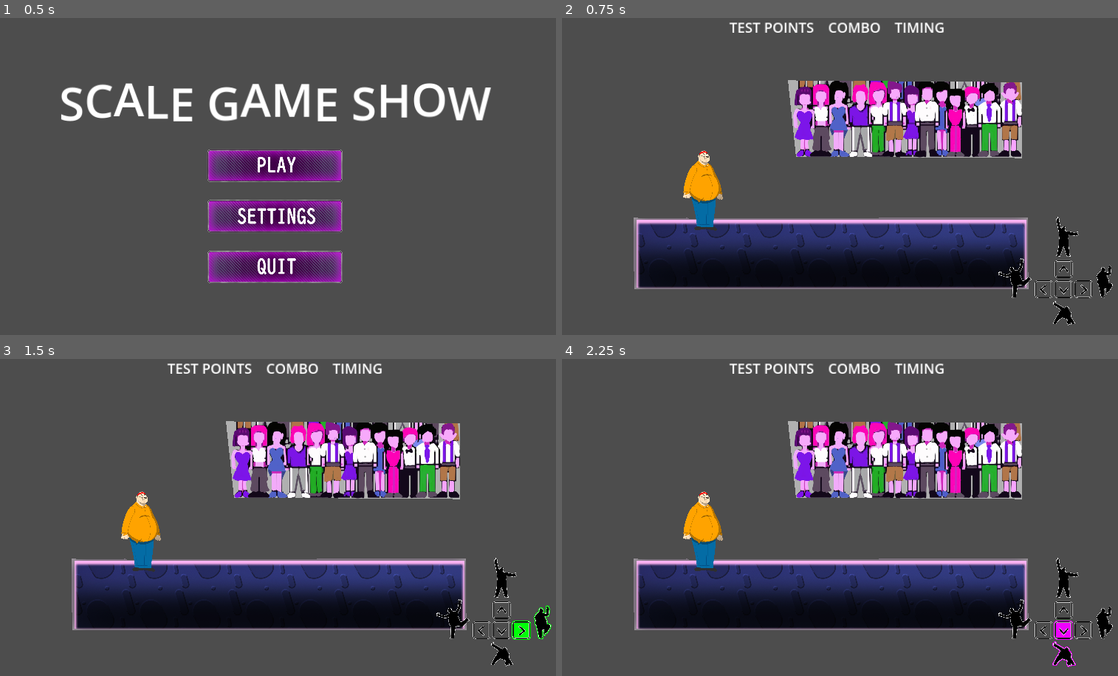
Above: before the commit, frames 1-4 (two rows, left to right).
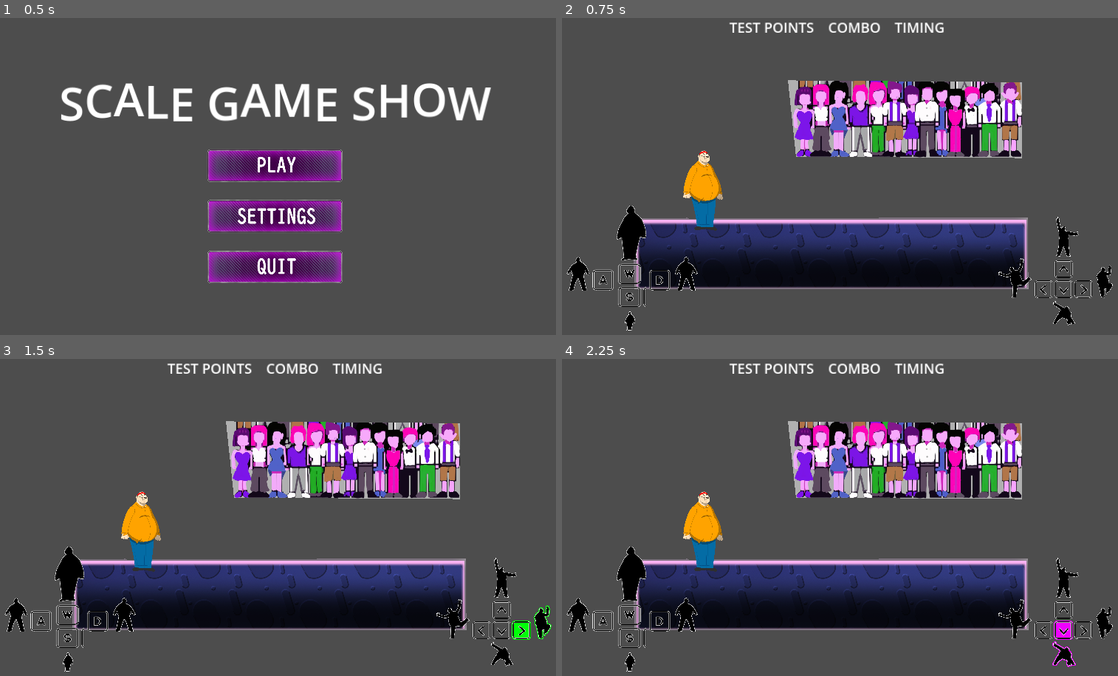
Above: after the commit, the same moments.

Repository: onegm/Scale-Game-Show
Game: Godot game, scene res://UI/main_menu/menu_screen.tscn
The game is run twice, just before and just after one commit, with the same random seed, the same clock (stepped at 60 frames per second) and the same inputs.
Inputs (mouse positions are in pixels of both pictures, inside the frame that each line leads up to):
- Up to frame 1 (0.5 s): no input
- Up to frame 2 (0.75 s): click (834, 166) at 0.5 s
- Up to frame 3 (1.5 s): tap Enter at 1.25 s; hold Right (pose_right) from 1.28 s (still down); tap A (look_left) at 1.35 s
- Up to frame 4 (2.25 s): tap Space at 2 s; release Right (pose_right) at 2.03 s; hold Down (pose_down) from 2.03 s (still down); tap D (look_right) at 2.1 s

Frame 1 is identical in both runs. In frame 2, 1.4% of the frame differs, in the area x 0-25%, y 59-99%; in frame 3, 1.4%; in frame 4, 1.4%.

Commit message:
WASD keys a little more pretty

Diff:
--- a/UI/GUI/gui.gd
+++ b/UI/GUI/gui.gd
@@ -4,9 +4,9 @@
 @onready var ComboLabel: Label = $VBoxContainer/HighContainer/ScoreContainer/ComboLabel
 @onready var TimingLabel: Label = $VBoxContainer/HighContainer/ScoreContainer/TimingLabel
 
-@onready var SizeRect: TextureRect = $VBoxContainer/LowContainer/SizeRect
-@onready var LeftDirRect: TextureRect = $VBoxContainer/LowContainer/LeftDirRect
-@onready var RightDirRect: TextureRect = $VBoxContainer/LowContainer/RightDirRect
+@onready var SizeRect: TextureRect = $VBoxContainer/LowContainer/SizeDirContainer/SizeRect
+@onready var LeftDirRect: TextureRect = $VBoxContainer/LowContainer/SizeDirContainer/LeftDirRect
+@onready var RightDirRect: TextureRect = $VBoxContainer/LowContainer/SizeDirContainer/RightDirRect
 @onready var PosesRect: TextureRect = $VBoxContainer/LowContainer/PosesRect
 
 var last_size := 0
@@ -25,11 +25,11 @@
 	var size_input := int(Input.get_axis("size_down", "size_up"))
 	if size_input != last_size:
 		if size_input == 0:
-			SizeRect.texture = load("res://UI/Elements/WASD HUD element.png")
+			SizeRect.texture.set_atlas(load("res://UI/Elements/WASD HUD element.png"))
 		elif size_input == 1:
-			SizeRect.texture = load("res://UI/Elements/WASD HUD element - W Highlight.png")
+			SizeRect.texture.set_atlas(load("res://UI/Elements/WASD HUD element - W Highlight.png"))
 		else:
-			SizeRect.texture = load("res://UI/Elements/WASD HUD element - S Highlight.png")
+			SizeRect.texture.set_atlas(load("res://UI/Elements/WASD HUD element - S Highlight.png"))
 	last_size = size_input
 
 	var dir_input := int(Input.get_axis("look_left", "look_right"))
--- a/UI/GUI/gui.tscn
+++ b/UI/GUI/gui.tscn
@@ -7,6 +7,10 @@
 [sub_resource type="AtlasTexture" id="AtlasTexture_of4ji"]
 atlas = ExtResource("2_8dtj7")
 region = Rect2(0, 400, 470, 470)
+
+[sub_resource type="AtlasTexture" id="AtlasTexture_7x7o1"]
+atlas = ExtResource("2_8dtj7")
+region = Rect2(467, 75, 190, 880)
 
 [sub_resource type="AtlasTexture" id="AtlasTexture_rbrco"]
 atlas = ExtResource("2_8dtj7")
@@ -60,31 +64,37 @@
 
 [node name="LowContainer" type="HBoxContainer" parent="VBoxContainer"]
 layout_mode = 2
+theme_override_constants/separation = 600
 alignment = 2
 
-[node name="LeftDirRect" type="TextureRect" parent="VBoxContainer/LowContainer"]
-visible = false
-custom_minimum_size = Vector2(300, 300)
+[node name="SizeDirContainer" type="HBoxContainer" parent="VBoxContainer/LowContainer"]
 layout_mode = 2
+
+[node name="LeftDirRect" type="TextureRect" parent="VBoxContainer/LowContainer/SizeDirContainer"]
+custom_minimum_size = Vector2(150, 150)
+layout_mode = 2
+size_flags_horizontal = 4
+size_flags_vertical = 4
 texture = SubResource("AtlasTexture_of4ji")
 expand_mode = 1
 
-[node name="SizeRect" type="TextureRect" parent="VBoxContainer/LowContainer"]
-visible = false
-custom_minimum_size = Vector2(300, 300)
+[node name="SizeRect" type="TextureRect" parent="VBoxContainer/LowContainer/SizeDirContainer"]
+custom_minimum_size = Vector2(65, 275)
 layout_mode = 2
-texture = ExtResource("2_8dtj7")
+size_flags_vertical = 4
+texture = SubResource("AtlasTexture_7x7o1")
 expand_mode = 1
 
-[node name="RightDirRect" type="TextureRect" parent="VBoxContainer/LowContainer"]
-visible = false
-custom_minimum_size = Vector2(300, 300)
+[node name="RightDirRect" type="TextureRect" parent="VBoxContainer/LowContainer/SizeDirContainer"]
+custom_minimum_size = Vector2(150, 150)
 layout_mode = 2
+size_flags_vertical = 4
 texture = SubResource("AtlasTexture_rbrco")
 expand_mode = 1
 
 [node name="PosesRect" type="TextureRect" parent="VBoxContainer/LowContainer"]
 custom_minimum_size = Vector2(300, 300)
 layout_mode = 2
+size_flags_vertical = 8
 texture = ExtResource("7_pnrr0")
 expand_mode = 1
Not shown: 1 places in UI/GUI/gui.tscn that only renumber resources
